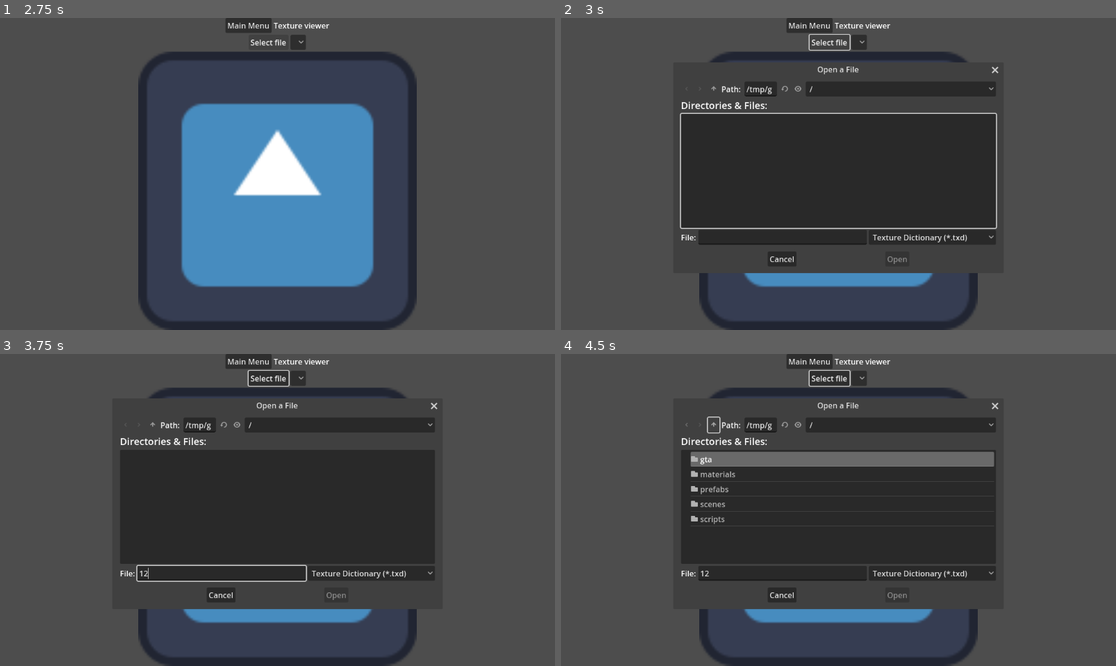
Above: before the commit, frames 1-4 (two rows, left to right).
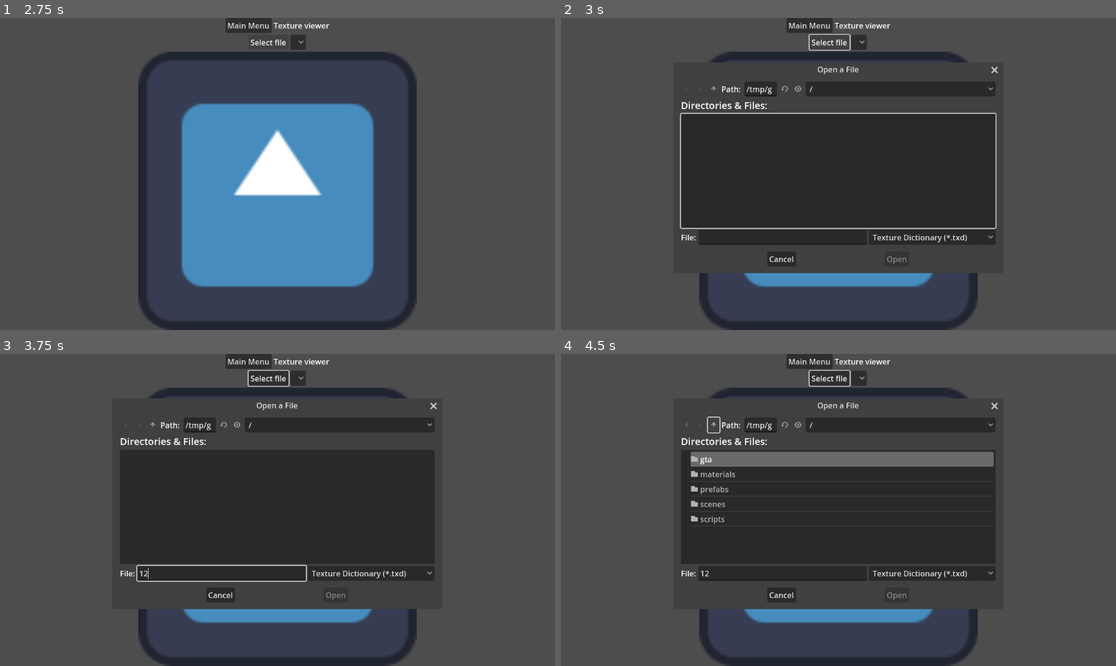
Above: after the commit, the same moments.

Repository: FOSS-Supremacy/OpenLiberty
Game: Godot game, scene res://startup.tscn
The game is run twice, just before and just after one commit, with the same random seed, the same clock (stepped at 60 frames per second) and the same inputs. The engine's default icon, where the game draws it, is replaced by a stand-in: a white triangle on a blue panel in a dark square.
Inputs (mouse positions are in pixels of both pictures, inside the frame that each line leads up to):
- Up to frame 1 (2.75 s): click "Map loader test" at 0.5 s; click "Main Menu" at 1.25 s; click "Texture viewer" at 2 s
- Up to frame 2 (3 s): click "Select file" at 2.75 s
- Up to frame 3 (3.75 s): click (222, 572) at 3.52 s; type "12" at 3.6 s
- Up to frame 4 (4.5 s): click (716, 425) at 4.25 s

Frame 1 is identical in both runs. In frame 2, 0.2% of the frame differs, in the area x 37-79%, y 15-79%; in frame 3, less than 0.1%; in frame 4, less than 0.1%.
Error in both runs: Assertion failed: 7 (res://scripts/map_builder.gd:14)

Commit message:
Change how items are spawned

Diff:
--- a/scenes/maptest/maptest.gd
+++ b/scenes/maptest/maptest.gd
@@ -1,8 +1,11 @@
 extends Node
 
 
+@onready var world := Node3D.new()
+
+
 func _ready() -> void:
-	MapBuilder.clear_map()
+	world.rotation.x = deg_to_rad(-90.0)
 
 	var start := Time.get_ticks_msec()
 	var target = MapBuilder.placements.size()
@@ -11,7 +14,7 @@
 
 #	add_child(MapBuilder.map)
 	for ipl in MapBuilder.placements:
-		MapBuilder.spawn_placement(ipl)
+		world.add_child(MapBuilder.spawn_placement(ipl))
 		count += 1
 
 		if Time.get_ticks_msec() - start > (1.0 / 30.0) * 1000:
@@ -19,5 +22,4 @@
 			print("%f" % (float(count) / float(target)))
 			await get_tree().physics_frame
 	print("Map load completed in %f seconds" % ((Time.get_ticks_msec() - start_t) / 1000))
-
-	add_child(MapBuilder.map)
+	add_child(world)
--- a/scripts/map_builder.gd
+++ b/scripts/map_builder.gd
@@ -103,14 +103,15 @@
 	map.rotation.x = deg_to_rad(-90.0)
 
 
-func spawn_placement(ipl: ItemPlacement):
-	spawn(ipl.id, ipl.model_name, ipl.position, ipl.scale, ipl.rotation)
+func spawn_placement(ipl: ItemPlacement) -> Node3D:
+	return spawn(ipl.id, ipl.model_name, ipl.position, ipl.scale, ipl.rotation)
 
 
-func spawn(id: int, model_name: String, position: Vector3, scale: Vector3, rotation: Quaternion):
+func spawn(id: int, model_name: String, position: Vector3, scale: Vector3, rotation: Quaternion) -> Node3D:
+	var result := Node3D.new()
 	var item := items[id] as ItemDef
 	if item.flags & 0x40:
-		return
+		return result
 
 	var access := AssetLoader.open_asset(model_name + ".dff")
 	var glist := RWClump.new(access).geometry_list
@@ -123,4 +124,6 @@
 		instance.scale = scale
 		instance.quaternion = rotation
 
-		map.add_child(instance)
+		result.add_child(instance)
+
+	return result
